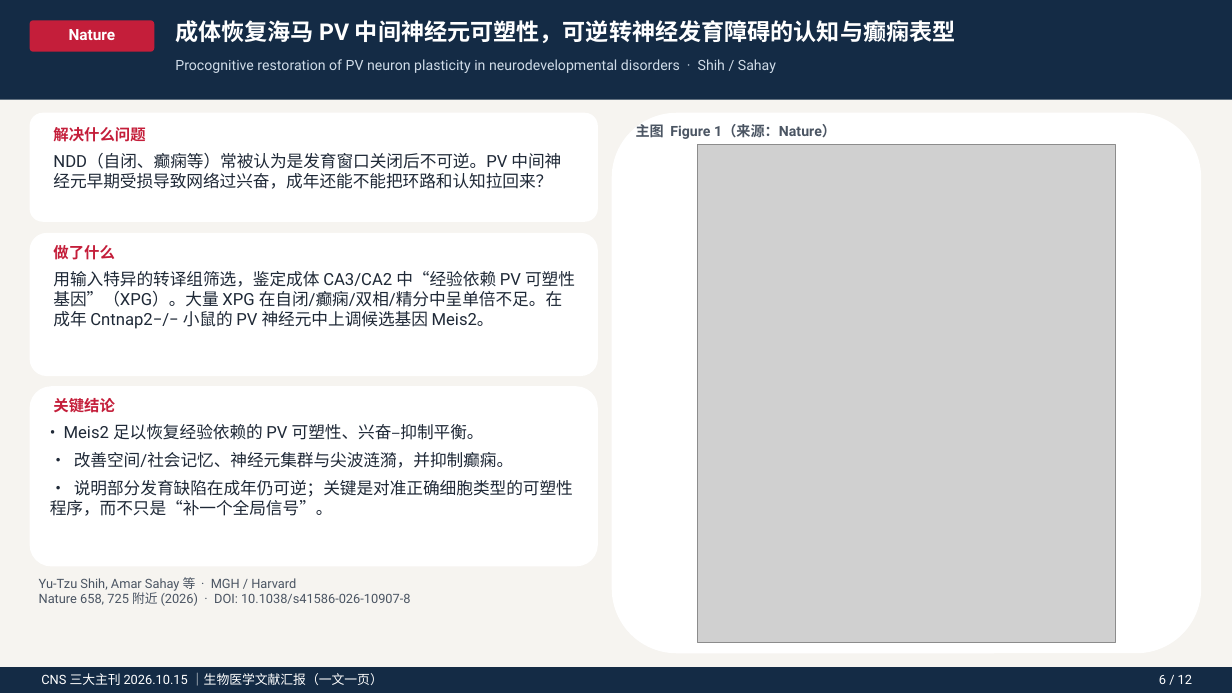
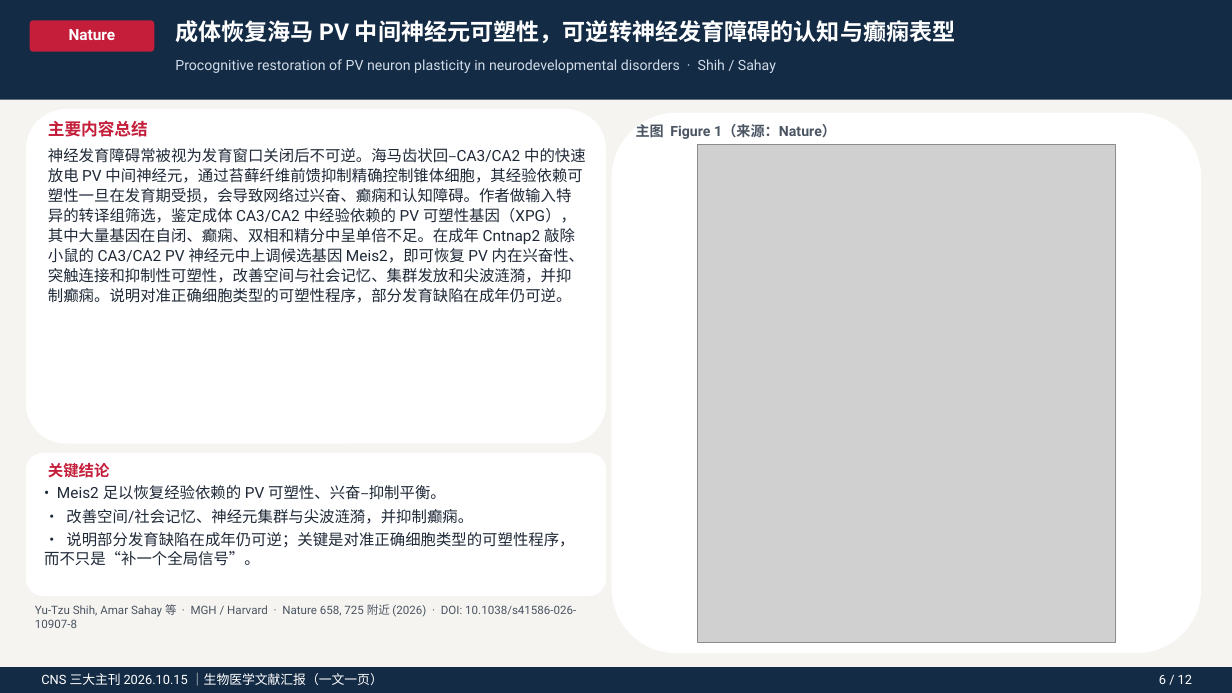
Before and after one commit to zh798858037-sys/AI, a slide deck: slide 8 of CNS_20261015_生物医学文献汇报.pptx. Drawn at 1232x693 pixels with LibreOffice and Linux fonts; fonts in the diff are those of the drawing; grey boxes stand for pictures. Boxes give left, top, right and bottom in pixels: in the first picture for what was removed or moved away, otherwise in the second. Text is boxed around its words. In the diff, an @@ line names an element or a change of style, - is before the commit and + after.

```diff
--- a/CNS_20261015_生物医学文献汇报.pptx
+++ b/CNS_20261015_生物医学文献汇报.pptx
@@ rounded rectangle: place and size @@
-rounded rectangle at bbox=[30, 233, 598, 376]
+rounded rectangle at bbox=[26, 109, 606, 444]
@@ rounded rectangle removed at bbox=[30, 113, 598, 222] @@
@@ text at bbox=[48, 148, 586, 303]: text changed; size 13 to 12 pt @@
-用输入特异的转译组筛选，鉴定成体 CA3/CA2 中“经验依赖 PV 可塑性基因”（XPG）。大量 XPG 在自闭/癫痫/双相/精分中呈单倍不足。在成年 Cntnap2−/− 小鼠的 PV 神经元中上调候选基因 Meis2。
+神经发育障碍常被视为发育窗口关闭后不可逆。海马齿状回–CA3/CA2 中的快速放电 PV 中间神经元，通过苔藓纤维前馈抑制精确控制锥体细胞，其经验依赖可塑性一旦在发育期受损，会导致网络过兴奋、癫痫和认知障碍。作者做输入特异的转译组筛选，鉴定成体 CA3/CA2 中经验依赖的 PV 可塑性基因（XPG），其中大量基因在自闭、癫痫、双相和精分中呈单倍不足。在成年 Cntnap2 敲除小鼠的 CA3/CA2 PV 神经元中上调候选基因 Meis2，即可恢复 PV 内在兴奋性、突触连接和抑制性可塑性，改善空间与社会记忆、集群发放和尖波涟漪，并抑制癫痫。说明对准正确细胞类型的可塑性程序，部分发育缺陷在成年仍可逆。
@@ text added at bbox=[48, 120, 148, 137], 13 pt, text #C41E3A, bold @@
+主要内容总结
@@ text removed at bbox=[53, 127, 145, 142] @@
-解决什么问题
@@ text removed at bbox=[53, 153, 561, 189] @@
-NDD（自闭、癫痫等）常被认为是发育窗口关闭后不可逆。PV 中间神经元早期受损导致网络过兴奋，成年还能不能把环路和认知拉回来？
@@ text removed at bbox=[53, 245, 115, 260] @@
-做了什么
@@ rounded rectangle: place and size @@
-rounded rectangle at bbox=[30, 386, 598, 567]
+rounded rectangle at bbox=[26, 453, 606, 596]
@@ text "• Meis2 足以恢复经验依赖的 PV 可塑性、兴奋–抑制平衡。": place and size @@
-text "• Meis2 足以恢复经验依赖的 PV 可塑性、兴奋–抑制平衡。" at bbox=[50, 424, 573, 516]
+text "• Meis2 足以恢复经验依赖的 PV 可塑性、兴奋–抑制平衡。" at bbox=[44, 485, 574, 566]
@@ text "• Meis2 足以恢复经验依赖的 PV 可塑性、兴奋–抑制平衡。" at bbox=[44, 485, 574, 566]: size 13 to 12 pt; less space between paragraphs @@
@@ text "关键结论": place and size @@
-text "关键结论" at bbox=[53, 398, 115, 413]
+text "关键结论" at bbox=[48, 463, 110, 478]
@@ text at bbox=[35, 604, 576, 628]: text changed; size 10 to 9 pt @@
-Yu-Tzu Shih, Amar Sahay 等 · MGH / Harvard
-Nature 658, 725 附近 (2026) · DOI: 10.1038/s41586-026-10907-8
+Yu-Tzu Shih, Amar Sahay 等 · MGH / Harvard · Nature 658, 725 附近 (2026) · DOI: 10.1038/s41586-026-10907-8
```
Also in this commit, not shown: 12 other slides changed, 2 other files.
